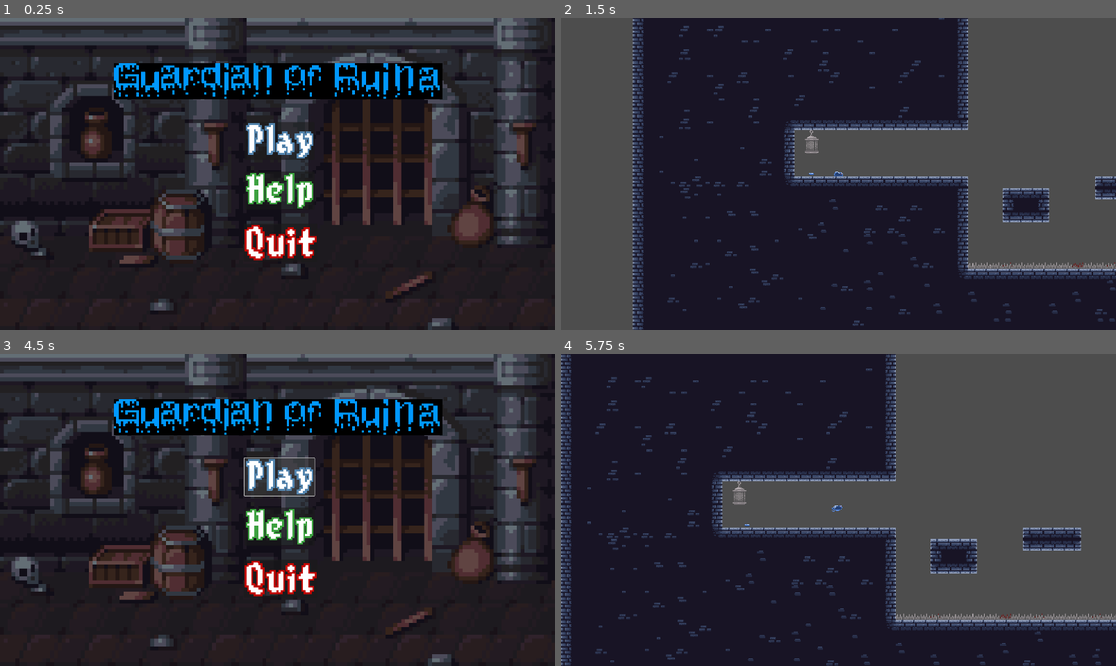
Above: before the commit, frames 1-4 (two rows, left to right).
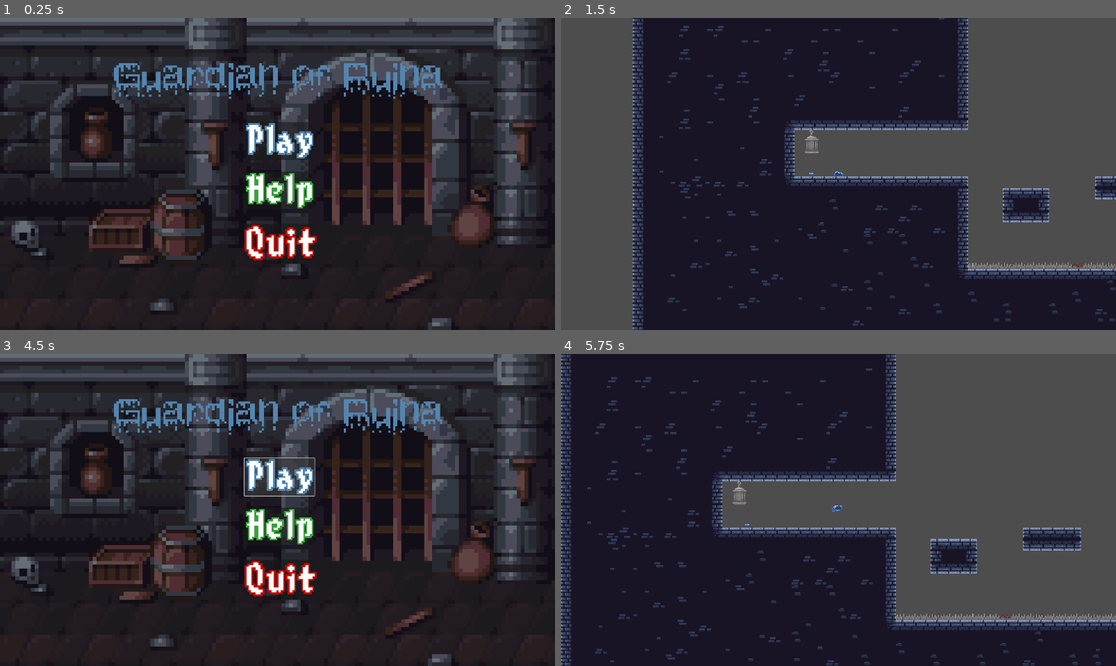
Above: after the commit, the same moments.

Repository: sirBruh/Main-Game
Game: Godot game, scene res://Scenes/menu.tscn
The game is run twice, just before and just after one commit, with the same random seed, the same clock (stepped at 60 frames per second) and the same inputs.
Inputs (mouse positions are in pixels of both pictures, inside the frame that each line leads up to):
- Up to frame 1 (0.25 s): no input
- Up to frame 2 (1.5 s): click (838, 139) at 0.5 s; hold D (walk_right) from 1.28 s (still down); hold Space (Fire) from 1.28 s (still down)
- Up to frame 3 (4.5 s): tap W (jump) at 1.52, 2.27 s; release Space (Fire) at 2.03 s; tap Space (Fire) at 2.1 s; release D (walk_right) at 2.78 s; hold A (walk_left) 2.78-3.5 s; hold Space (Fire) 2.78-3.5 s; click (338, 566) at 3.5 s; click (277, 475) at 4.25 s
- Up to frame 4 (5.75 s): hold D (walk_right) from 5.03 s (still down); tap Space (Fire) at 5.1 s; tap W (jump) at 5.27 s

The runs differ from the first frame. In frame 1, 6.4% of the frame differs, in the area x 20-80%, y 14-27%; in frame 2, nothing differs; in frame 3, 6.4%; in frame 4, nothing differs.
Error in both runs: Invalid access to property or key 'direction' on a base object of type 'null instance'. (res://Scenes/slim_bullet.gd:6)

Commit message:
More small changes + a win screen intro'ed

Diff:
--- a/Scenes/death_screen.tscn
+++ b/Scenes/death_screen.tscn
@@ -14,9 +14,10 @@
 grow_vertical = 2
 script = ExtResource("1_msjx2")
 
-[node name="Sprite2D" type="Sprite2D" parent="."]
-position = Vector2(960, 540)
-scale = Vector2(2, 2.25)
+[node name="TextureRect" type="TextureRect" parent="."]
+layout_mode = 0
+offset_right = 1920.0
+offset_bottom = 1080.0
 texture = ExtResource("2_kfccb")
 
 [node name="Exit" type="Button" parent="."]
--- a/Scenes/menu.tscn
+++ b/Scenes/menu.tscn
@@ -5,7 +5,7 @@
 [ext_resource type="Texture2D" uid="uid://cx45r717n0wdj" path="res://Sprites/Buttons/27c7ffb7a9691f578d4a8d3bdb32fc5a-1.png-1.png (1).png" id="3_dy8yc"]
 [ext_resource type="Texture2D" uid="uid://cdti0b2x6mpl7" path="res://Sprites/Buttons/27c7ffb7a9691f578d4a8d3bdb32fc5a-1.png-1.png (2).png" id="4_0tjk6"]
 [ext_resource type="Texture2D" uid="uid://bpx66pojn8u2b" path="res://Sprites/Buttons/27c7ffb7a9691f578d4a8d3bdb32fc5a-1.png-1.png.png" id="5_ghfi4"]
-[ext_resource type="Texture2D" uid="uid://cf2rhtjimuhss" path="res://Sprites/Buttons/ad1155caee69113bcfed86d4fe8715c1-1.png-1.png.png" id="6_pbsy6"]
+[ext_resource type="Texture2D" uid="uid://baalek2gfinfs" path="res://Sprites/Buttons/c556d7ce2579dd30782f020efbc9ad89-1.png.png" id="6_mkvlb"]
 
 [node name="Menu" type="Control"]
 layout_mode = 3
@@ -63,7 +63,7 @@
 offset_bottom = -799.0
 grow_horizontal = 2
 grow_vertical = 2
-texture = ExtResource("6_pbsy6")
+texture = ExtResource("6_mkvlb")
 
 [connection signal="pressed" from="Play" to="." method="_on_play_pressed"]
 [connection signal="pressed" from="How to play" to="." method="_on_how_to_play_pressed"]
--- /dev/null
+++ b/Scenes/win_screen.tscn
@@ -0,0 +1,17 @@
+[gd_scene load_steps=2 format=3 uid="uid://1r2nwkl0vt2h"]
+
+[ext_resource type="Texture2D" uid="uid://dv1f0xm46ot5m" path="res://Sprites/Tilemap/Dungeon Tile Set/1525565_baukjespirit_pixel-castle-landscape-1223727938-1.png-1.png.png" id="1_shbmm"]
+
+[node name="Win Screen" type="Control"]
+layout_mode = 3
+anchors_preset = 15
+anchor_right = 1.0
+anchor_bottom = 1.0
+grow_horizontal = 2
+grow_vertical = 2
+
+[node name="TextureRect" type="TextureRect" parent="."]
+layout_mode = 0
+offset_right = 40.0
+offset_bottom = 40.0
+texture = ExtResource("1_shbmm")
Binary file added: Sprites/Buttons/c556d7ce2579dd30782f020efbc9ad89-1.png.png
Not shown, added: Sprites/Buttons/c556d7ce2579dd30782f020efbc9ad89-1.png.png.import
Binary file added: Sprites/Tilemap/Dungeon Tile Set/1525565_baukjespirit_pixel-castle-landscape-1223727938-1.png-1.png.png
Not shown, added: Sprites/Tilemap/Dungeon Tile Set/1525565_baukjespirit_pixel-castle-landscape-1223727938-1.png-1.png.png.import
